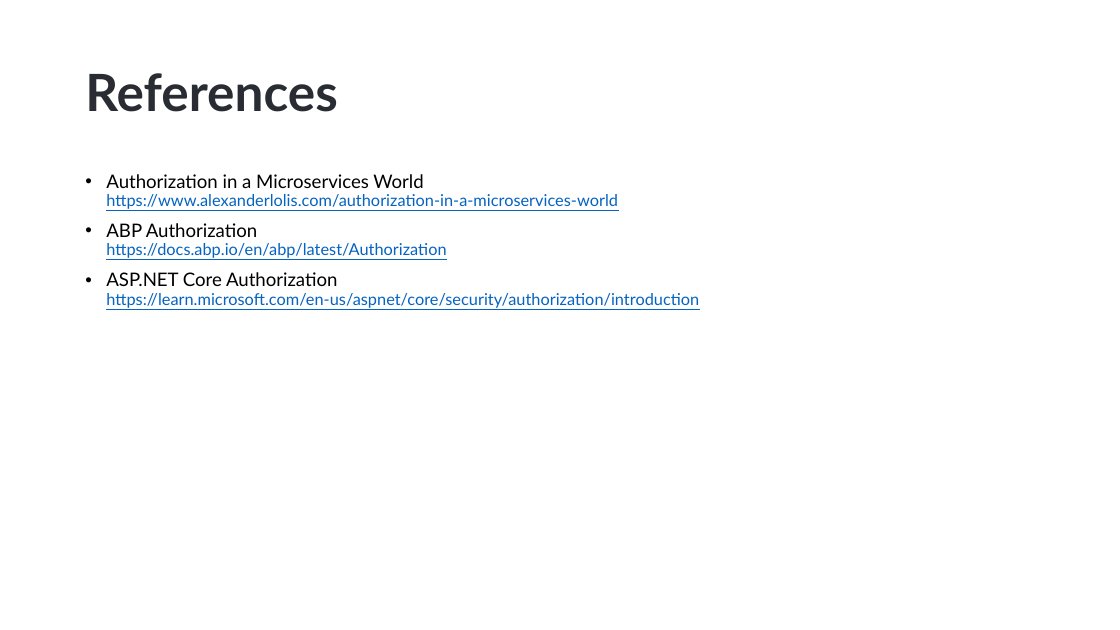
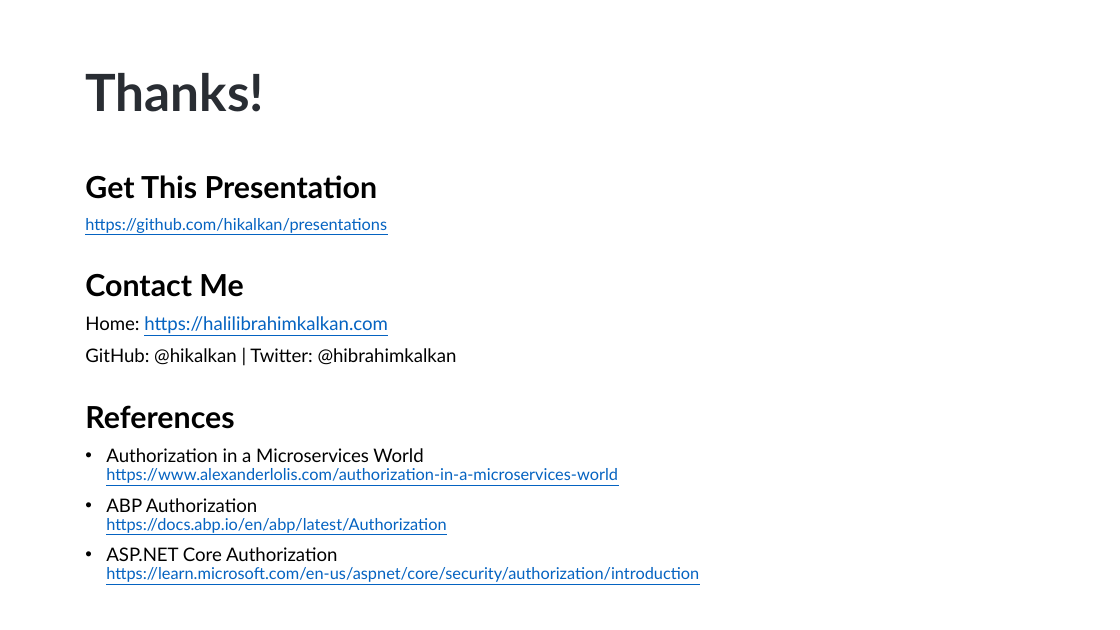
Before and after one commit to hikalkan/presentations, a slide deck: slide 30 of 2022-10-15 Authorization-In-Distributed-Systems/Authorization-In-Distributed-Systems.pptx (slide 34 before the commit). Drawn at 1120x630 pixels with LibreOffice and Linux fonts; fonts in the diff are those of the drawing; background and template pictures are left out. Boxes give left, top, right and bottom in pixels: in the first picture for what was removed or moved away, otherwise in the second. Text is boxed around its words. In the diff, an @@ line names an element or a change of style, - is before the commit and + after.

```diff
--- a/2022-10-15 Authorization-In-Distributed-Systems/Authorization-In-Distributed-Systems.pptx
+++ b/2022-10-15 Authorization-In-Distributed-Systems/Authorization-In-Distributed-Systems.pptx
@@ title at (85, 73, 264, 112): text changed @@
-References
+Thanks!
@@ text at (85, 175, 457, 429): paragraphs added @@
+Get This Presentation
+https://github.com/hikalkan/presentations
+Contact Me
+Home: https://halilibrahimkalkan.com
+GitHub: @hikalkan | Twitter: @hibrahimkalkan
+References
```
Also in this commit, not shown: 1 other slide changed, 5 slides added, 8 slides removed.
